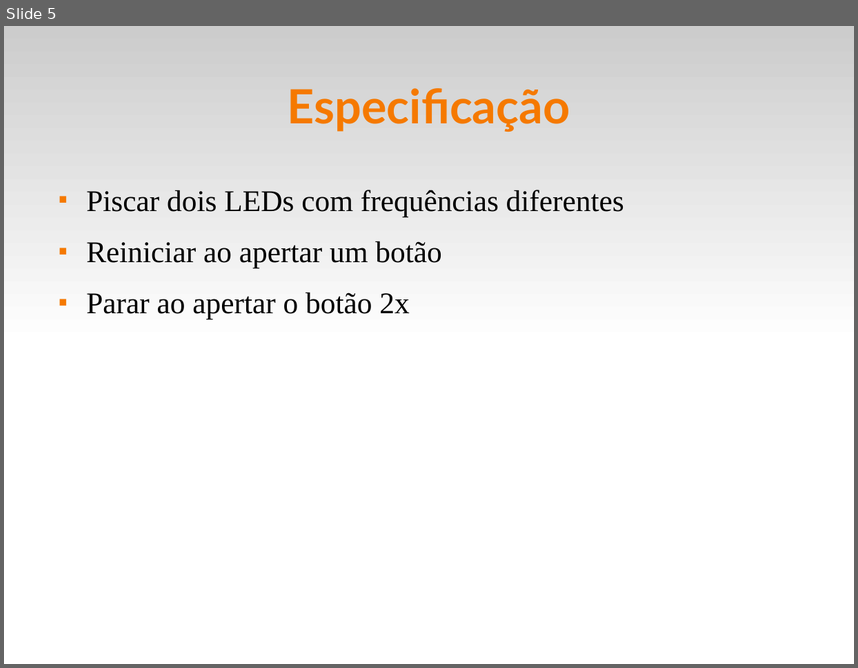
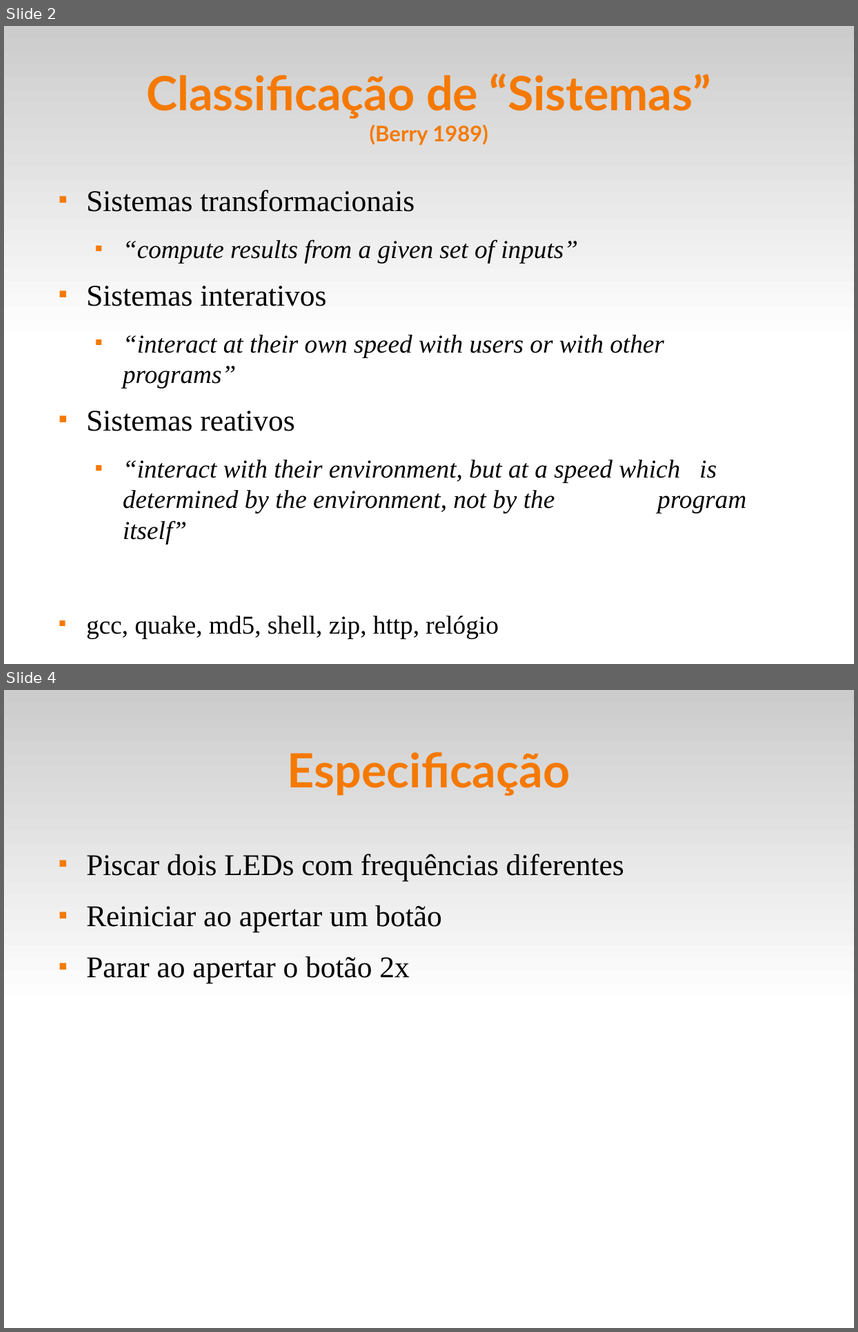
Before and after one commit to fsantanna-uerj/reativos, a slide deck: slides/01_reativos.odp. Shown one above the other, each under a label of ours: slide 5 before the commit, slides 2 and 4 after it; the slides between them are not shown. The pictures are 858x668 and 858x1332 pixels, drawn with LibreOffice and Linux fonts; fonts in the diff are those of the drawing. Boxes give left, top, right and bottom in pixels: in the first picture for what was removed or moved away, otherwise in the second. Text is boxed around its words. In the diff, an @@ line names an element or a change of style, - is before the commit and + after.

```diff
--- a/slides/01_reativos.odp
+++ b/slides/01_reativos.odp
@@ slide 2 added at (x1=4, y1=26, x2=854, y2=664), background #FFFFFF; not listed: 1 template element that a slide beside it also shows @@
@@ title added at (x1=146, y1=74, x2=711, y2=145), 44 pt, text #F57900, bold @@
+Classificação de “Sistemas”
+(Berry 1989)
@@ text added at (x1=86, y1=190, x2=746, y2=638), 24 pt, text #000000, italic @@
+■ Sistemas transformacionais
+  ■ “compute results from a given set of inputs”
+■ Sistemas interativos
+  ■ “interact at their own speed with users or with other programs”
+■ Sistemas reativos
+  ■ “interact with their environment, but at a speed which is determined by the environment, not by the program itself”
+■ gcc, quake, md5, shell, zip, http, relógio
@@ what was slide 5 is now slide 4 @@
```
Also in this commit, not shown: 1 slide changed, 1 other slide added, 3 slides removed, 1 other file.
